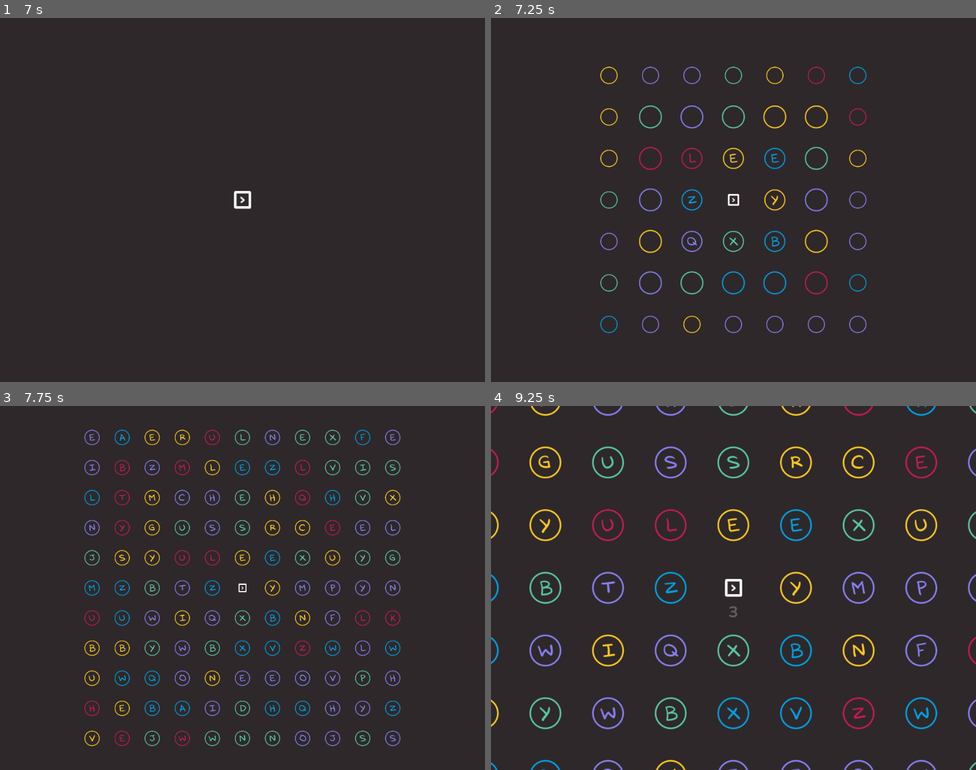
Above: before the commit, frames 1-4 (two rows, left to right).
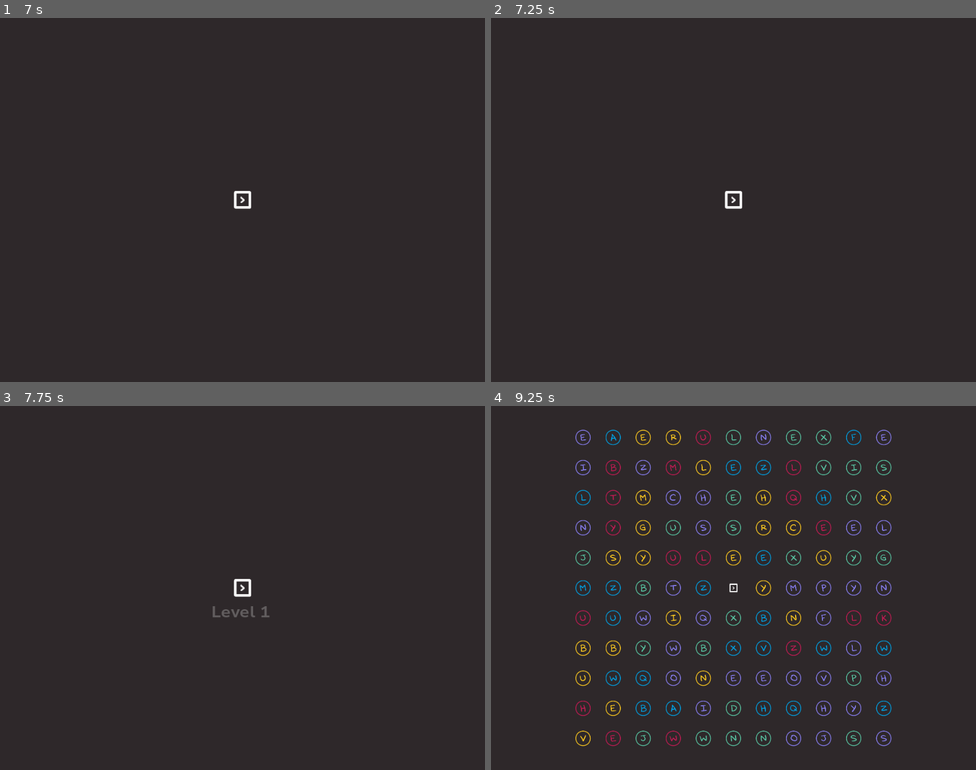
Above: after the commit, the same moments.

Repository: gontzalve/SSLS
Game: Godot game, scene res://scenes/splash/splash.tscn
Two runs of this game, one before a commit and one after it. Both use one fixed random seed, a clock stepped at 60 frames per second and the inputs below.
Inputs (mouse positions are in pixels of both pictures, inside the frame that each line leads up to):
- Up to frame 1 (7 s): tap Enter at 0.5, 5.75 s; move the mouse to (349, 181) at 0.52 s; hold D (move_right) 0.53-1.28 s; click (349, 181) at 0.6 s; move the mouse to (145, 218) at 1.27 s; hold S (move_down) 1.28-2.03 s; tap Mouse wheel up (zoom_in) at 1.35, 3.6, 5.85 s; move the mouse to (291, 119) at 2.02 s; hold D (move_right) 2.03-2.78 s; tap Mouse wheel down (zoom_out) at 2.1, 4.35, 6.6 s; tap Space at 2.75, 6.5 s; move the mouse to (218, 272) at 2.77 s; hold W (move_up) 2.78-3.53 s; click (218, 272) at 2.85 s; move the mouse to (388, 254) at 3.52 s; hold A (move_left) 3.53-5.03 s; move the mouse to (97, 145) at 4.27 s; move the mouse to (266, 200) at 5.02 s; hold S (move_down) 5.03-5.78 s; click (266, 200) at 5.1 s; move the mouse to (169, 109) at 5.77 s; hold D (move_right) 5.78-6.53 s; move the mouse to (349, 181) at 6.52 s; hold W (move_up) from 6.53 s (still down)
- Up to frame 2 (7.25 s): keep holding W (move_up)
- Up to frame 3 (7.75 s): move the mouse to (145, 606) at 7.27 s; release W (move_up) at 7.28 s; hold D (move_right) from 7.28 s (still down); click (145, 606) at 7.35 s
- Up to frame 4 (9.25 s): move the mouse to (782, 507) at 8.02 s; release D (move_right) at 8.03 s; hold S (move_down) 8.03-8.78 s; tap Mouse wheel up (zoom_in) at 8.1 s; move the mouse to (709, 660) at 8.77 s; hold A (move_left) from 8.78 s (still down); tap Mouse wheel down (zoom_out) at 8.85 s

Frame 1 is identical in both runs. In frame 2, 2.9% of the frame differs, in the area x 22-78%, y 13-87%; in frame 3, 5.7%; in frame 4, 12%, in the area x 0-100%, y 0-100%.

Commit message:
Add Level Label visualization during new level sequence

Diff:
--- a/scenes/game/main/main_controller.gd
+++ b/scenes/game/main/main_controller.gd
@@ -43,13 +43,23 @@
 
 
 func _on_player_appeared() -> void:
-	await get_tree().create_timer(0.4).timeout
+	await get_tree().create_timer(0.8).timeout
+	_show_level_label()
+
+
+func _show_level_label() -> void:
+	ui_controller.show_level_labels()
+	ui_controller.show_next_level_animation(current_level_index)
+
+
+func _on_level_shown() -> void:
+	await get_tree().create_timer(1).timeout
+	ui_controller.hide_level_labels()
 	level_controller.create_word_level(current_level_index, player.global_position)
 
 
 func _on_level_ring_appeared() -> void:
 	game_camera.start_zoom(game_camera.get_current_zoom() - 0.13, 0.3)
-	pass
 
 
 func _on_level_created() -> void:
@@ -74,6 +84,7 @@
 	ui_controller.set_level_info(word, duration)
 	await get_tree().create_timer(0.2).timeout
 	game_timer.start(duration)
+	game_timer.paused = false
 	has_level_started = true
 
 
@@ -97,8 +108,9 @@
 func _on_level_cleared() -> void:
 	current_level_index += 1
 	player.disallow_shooting_input()
+	ui_controller.hide_ui()
 	await get_tree().create_timer(0.4).timeout
-	level_controller.create_word_level(current_level_index, player.global_position)
+	_show_level_label()
 
 
 func _on_game_camera_zoomed_in() -> void:
@@ -136,5 +148,6 @@
 	level_controller.letter_dead.connect(_on_letter_dead)
 	level_controller.level_completed.connect(_on_level_completed)
 	level_controller.level_cleared.connect(_on_level_cleared)
+	ui_controller.level_shown.connect(_on_level_shown)
 	ui_controller.countdown_ended.connect(_on_countdown_ended)
 	game_timer.timeout.connect(_on_level_timed_out)
--- a/scenes/game/ui/ui_controller.gd
+++ b/scenes/game/ui/ui_controller.gd
@@ -1,5 +1,6 @@
 extends Node2D
 
+signal level_shown
 signal countdown_ended
 
 @export var letter_ui_scene: PackedScene
@@ -13,19 +14,50 @@
 	$FrontUI.visible = false
 
 
+func show_level_labels() -> void:
+	$BackUI.visible = true
+	_hide_timer_labels()
+	%LevelLabelContainer.visible = true
+
+
+func show_next_level_animation(next_level_index: int) -> void:
+	%LevelLabelContainer.scale = Vector2.ZERO
+	var container_tween: SimpleTween = TweenHelper.create(%LevelLabelContainer)
+	container_tween.to_scale_f(1, 0.2).set_easing(Tween.TRANS_BACK, Tween.EASE_OUT)
+	var level_number: int = next_level_index + 1
+	if next_level_index == 0:
+		%LevelNumberLabel.text = "%d" % (level_number)
+		AudioController.play_main_sfx(0.8)
+		await container_tween.finished
+		level_shown.emit()
+		return
+	%LevelNumberLabel.text = "%d" % (level_number - 1)
+	await get_tree().create_timer(0.6).timeout
+	AudioController.play_main_sfx(0.8)
+	var tween: SimpleTween = TweenHelper.create(%LevelNumberLabel)
+	%LevelNumberLabel.text = "%d" % (level_number)
+	tween.to_scale_f(1.2, 0.2).set_easing(Tween.TRANS_BACK, Tween.EASE_OUT)
+	tween.to_scale_f(1, 0.2).set_easing(Tween.TRANS_BACK, Tween.EASE_OUT)
+	await tween.finished
+	level_shown.emit()
+
+
+func hide_level_labels() -> void:
+	%LevelLabelContainer.visible = false
+
+
 func show_countdown_ui() -> void:
 	$BackUI.visible = true
 	%CountdownLabel.visible = true
-	%TimerLabel.visible = false
-	%TimerLabelFront.visible = false
+	_hide_timer_labels()
+	hide_level_labels()
 	%GameOverLabel.visible = false
 
 
 func show_level_ui() -> void:
 	$BackUI.visible = true
 	$FrontUI.visible = true
-	%TimerLabel.visible = true
-	%TimerLabelFront.visible = true
+	_show_timer_labels()
 	%GameOverLabel.visible = false
 	%CountdownLabel.visible = false
 
@@ -90,8 +122,7 @@
 
 
 func show_game_over_ui() -> void:
-	%TimerLabel.visible = false
-	%TimerLabelFront.visible = false
+	_hide_timer_labels()
 	%GameOverLabel.visible = true
 
 
@@ -99,3 +130,13 @@
 	var seconds: int = floori(time_value)
 	var tenths_seconds: int = floori(time_value * 10) % 10
 	return "%d.%d" % [seconds, tenths_seconds]
+
+
+func _show_timer_labels() -> void:
+	%TimerLabel.visible = true
+	%TimerLabelFront.visible = true
+
+
+func _hide_timer_labels() -> void:
+	%TimerLabel.visible = false
+	%TimerLabelFront.visible = false
--- a/scenes/game/ui/ui_controller.tscn
+++ b/scenes/game/ui/ui_controller.tscn
@@ -54,17 +54,73 @@
 horizontal_alignment = 1
 vertical_alignment = 1
 
+[node name="LevelLabelContainer" type="Control" parent="BackUI"]
+unique_name_in_owner = true
+visible = false
+layout_mode = 3
+anchors_preset = 8
+anchor_left = 0.5
+anchor_top = 0.5
+anchor_right = 0.5
+anchor_bottom = 0.5
+offset_left = -75.0
+offset_top = 25.0
+offset_right = 75.0
+offset_bottom = 70.0
+grow_horizontal = 2
+grow_vertical = 2
+pivot_offset = Vector2(75, 22.5)
+
+[node name="LevelLabel" type="Label" parent="BackUI/LevelLabelContainer"]
+layout_mode = 1
+anchors_preset = 8
+anchor_left = 0.5
+anchor_top = 0.5
+anchor_right = 0.5
+anchor_bottom = 0.5
+offset_left = -75.0
+offset_top = -22.5
+offset_right = 25.0
+offset_bottom = 22.5
+grow_horizontal = 2
+grow_vertical = 2
+pivot_offset = Vector2(60, 0)
+text = "Level"
+label_settings = SubResource("LabelSettings_hxk3y")
+horizontal_alignment = 2
+vertical_alignment = 1
+
+[node name="LevelNumberLabel" type="Label" parent="BackUI/LevelLabelContainer"]
+unique_name_in_owner = true
+layout_mode = 1
+anchors_preset = 8
+anchor_left = 0.5
+anchor_top = 0.5
+anchor_right = 0.5
+anchor_bottom = 0.5
+offset_left = 35.0
+offset_top = -22.5
+offset_right = 80.0
+offset_bottom = 22.5
+grow_horizontal = 2
+grow_vertical = 2
+pivot_offset = Vector2(22.5, 22.5)
+text = "20"
+label_settings = SubResource("LabelSettings_hxk3y")
+vertical_alignment = 1
+
 [node name="CountdownLabel" type="Label" parent="BackUI"]
 unique_name_in_owner = true
+visible = false
 anchors_preset = 8
 anchor_left = 0.5
 anchor_top = 0.5
 anchor_right = 0.5
 anchor_bottom = 0.5
 offset_left = -60.0
-offset_top = 25.0
+offset_top = -70.0
 offset_right = 60.0
-offset_bottom = 70.0
+offset_bottom = -25.0
 grow_horizontal = 2
 grow_vertical = 2
 pivot_offset = Vector2(60, 22.5)
@@ -74,6 +130,7 @@
 vertical_alignment = 1
 
 [node name="FrontUI" type="CanvasLayer" parent="."]
+visible = false
 
 [node name="LettersPanel" type="PanelContainer" parent="FrontUI"]
 unique_name_in_owner = true
--- a/scenes/global/tweening/simple_tween.gd
+++ b/scenes/global/tweening/simple_tween.gd
@@ -18,6 +18,22 @@
 
 func to_position(target_position: Vector2, duration: float) -> SimpleTween:
 	current_property = "position"
+	var tweener: PropertyTweener = tween.tween_property(node, current_property, target_position, duration)
+	tweener_dictionary[current_property] = tweener
+	return self
+
+
+func to_position_x(target_position_x: float, duration: float) -> SimpleTween:
+	current_property = "position"
+	var target_position: Vector2 = Vector2(target_position_x, node.position.y)
+	var tweener: PropertyTweener = tween.tween_property(node, current_property, target_position, duration)
+	tweener_dictionary[current_property] = tweener
+	return self
+
+
+func to_position_y(target_position_y: float, duration: float) -> SimpleTween:
+	current_property = "position"
+	var target_position: Vector2 = Vector2(node.position.x, target_position_y)
 	var tweener: PropertyTweener = tween.tween_property(node, current_property, target_position, duration)
 	tweener_dictionary[current_property] = tweener
 	return self
